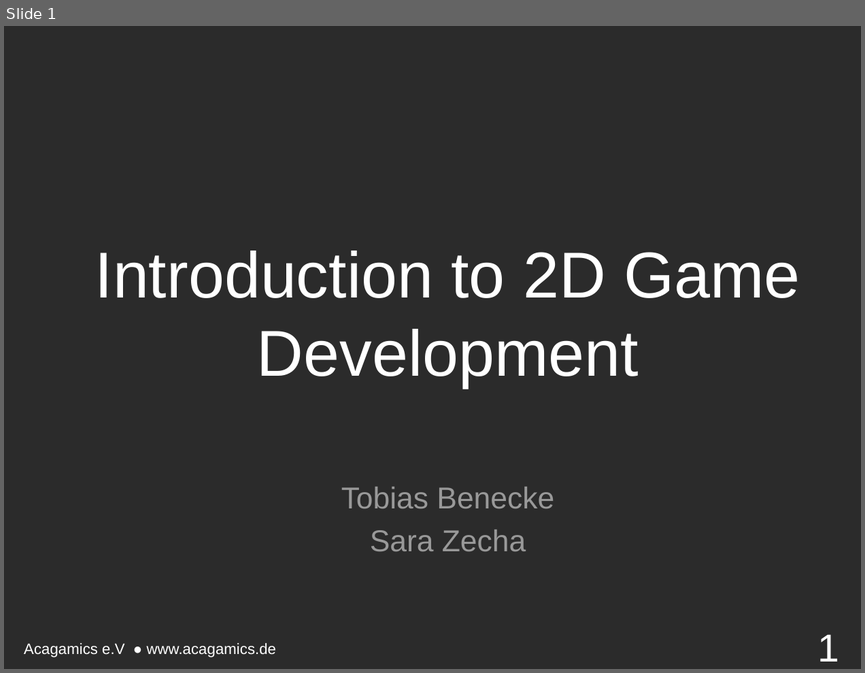
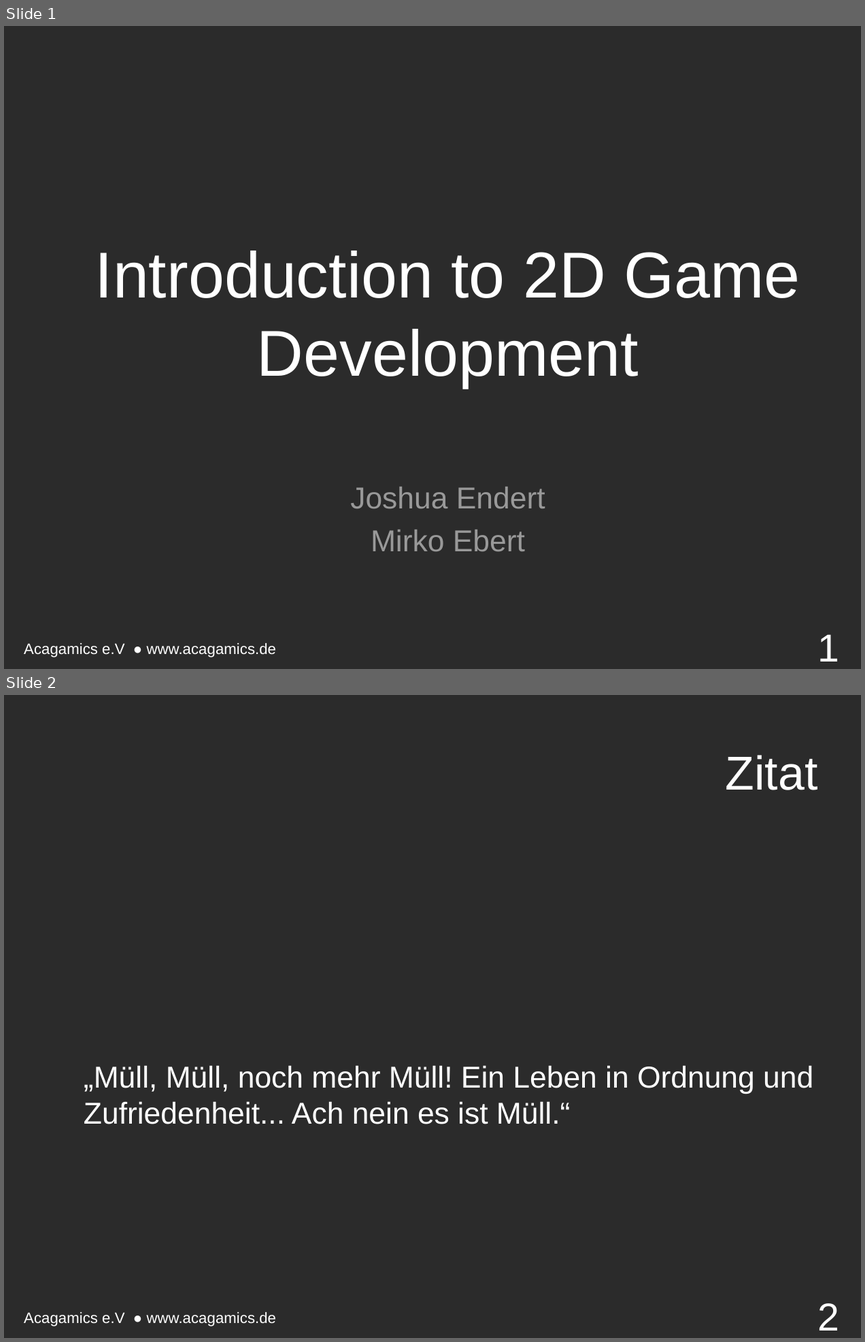
Before and after one commit to endert/Intro2D, a slide deck: 6. Vorlesung 18.11.15/6. Vorstellung.odp. Shown one above the other, each under a label of ours: slide 1 before the commit, slides 1 and 2 after it. The pictures are 865x673 and 865x1342 pixels, drawn with LibreOffice and Linux fonts; fonts in the diff are those of the drawing; background and template pictures are left out; a plain dark background stands for a picture behind light text. Boxes give left, top, right and bottom in pixels: in the first picture for what was removed or moved away, otherwise in the second. Text is boxed around its words. In the diff, an @@ line names an element or a change of style, - is before the commit and + after.

```diff
--- a/6. Vorlesung 18.11.15/6. Vorstellung.odp
+++ b/6. Vorlesung 18.11.15/6. Vorstellung.odp
@@ slide 2 added at (4, 695, 861, 1338), background picture (left out); not listed: 1 template element that a slide beside it also shows @@
@@ title added at (725, 755, 818, 790), 44 pt, text #FFFFFF @@
+Zitat
@@ text added at (84, 1065, 813, 1124), 28 pt, text #FFFFFF @@
+„Müll, Müll, noch mehr Müll! Ein Leben in Ordnung und Zufriedenheit... Ach nein es ist Müll.“
@@ page number added at (818, 1303, 840, 1330), 36 pt, text #FFFFFF @@
+2
@@ slide 1 changed as well @@
@@ text at (350, 486, 545, 552): text changed @@
-Tobias Benecke
-Sara Zecha
+Joshua Endert
+Mirko Ebert
```
Also in this commit, not shown: 2 other slides changed, 2 other slides added, 2 slides removed, 3 other files.
